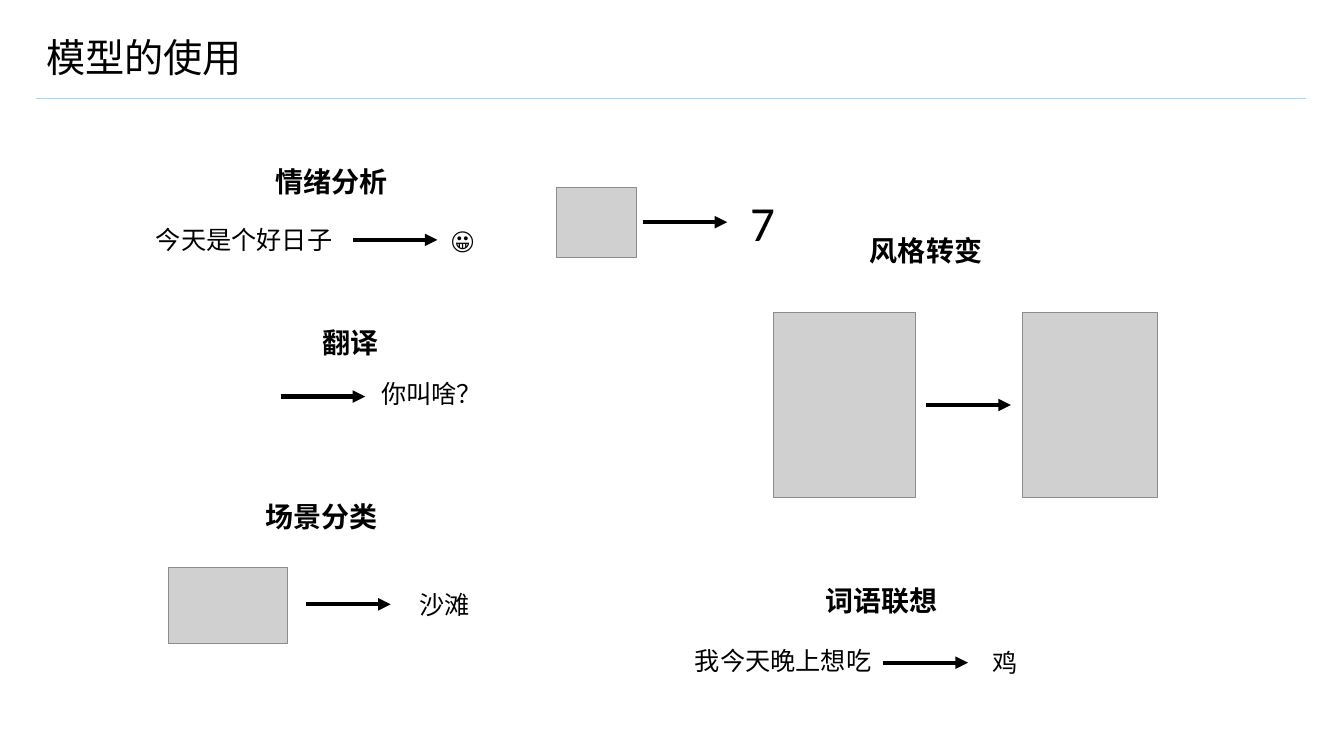
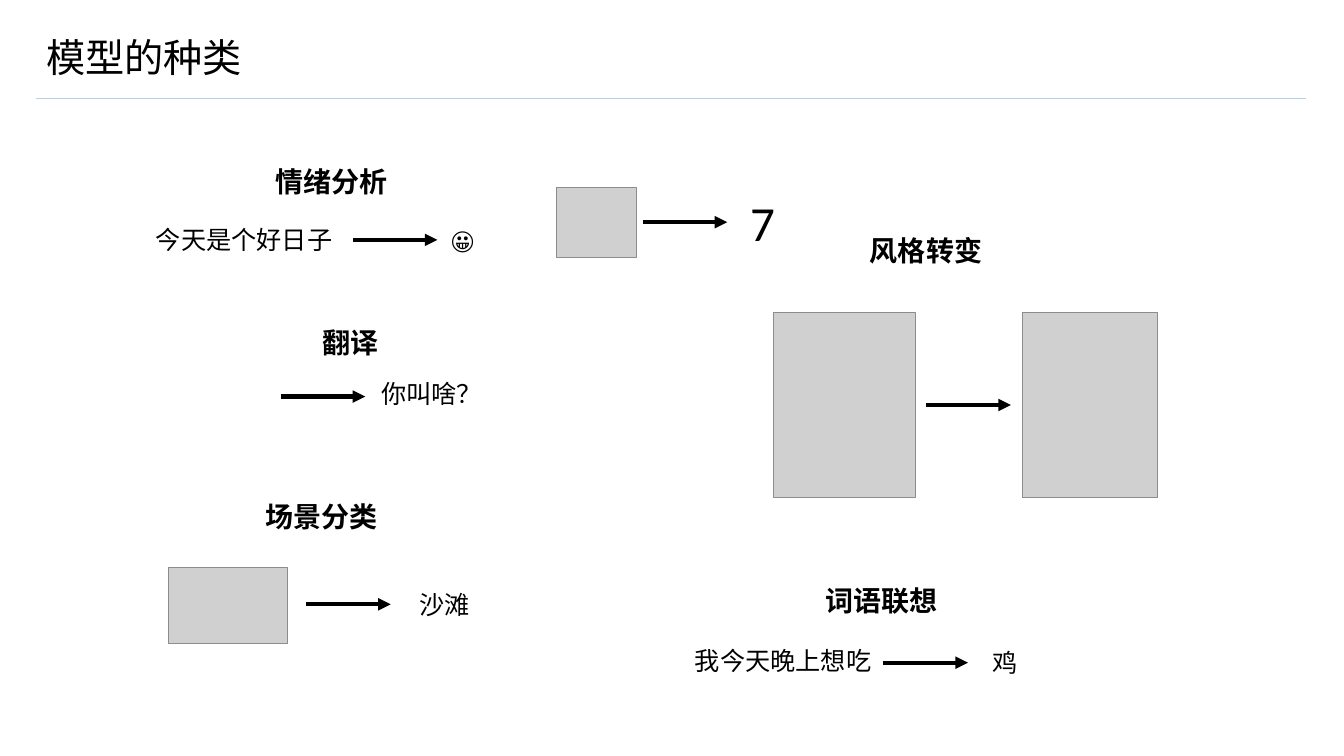
Before and after one commit to GuanyiLL/Study, a slide deck: slide 13 of Swift/CoreMLResearching/CoreML.pptx. Drawn at 1344x756 pixels with LibreOffice and Linux fonts; fonts in the diff are those of the drawing; grey boxes stand for pictures. Boxes give left, top, right and bottom in pixels: in the first picture for what was removed or moved away, otherwise in the second. Text is boxed around its words. In the diff, an @@ line names an element or a change of style, - is before the commit and + after.

```diff
--- a/Swift/CoreMLResearching/CoreML.pptx
+++ b/Swift/CoreMLResearching/CoreML.pptx
@@ title at [46, 39, 242, 75]: text changed @@
-模型的使用
+模型的种类
```
Also in this commit, not shown: 2 other slides changed, 8 slides added, 1 slide removed.
